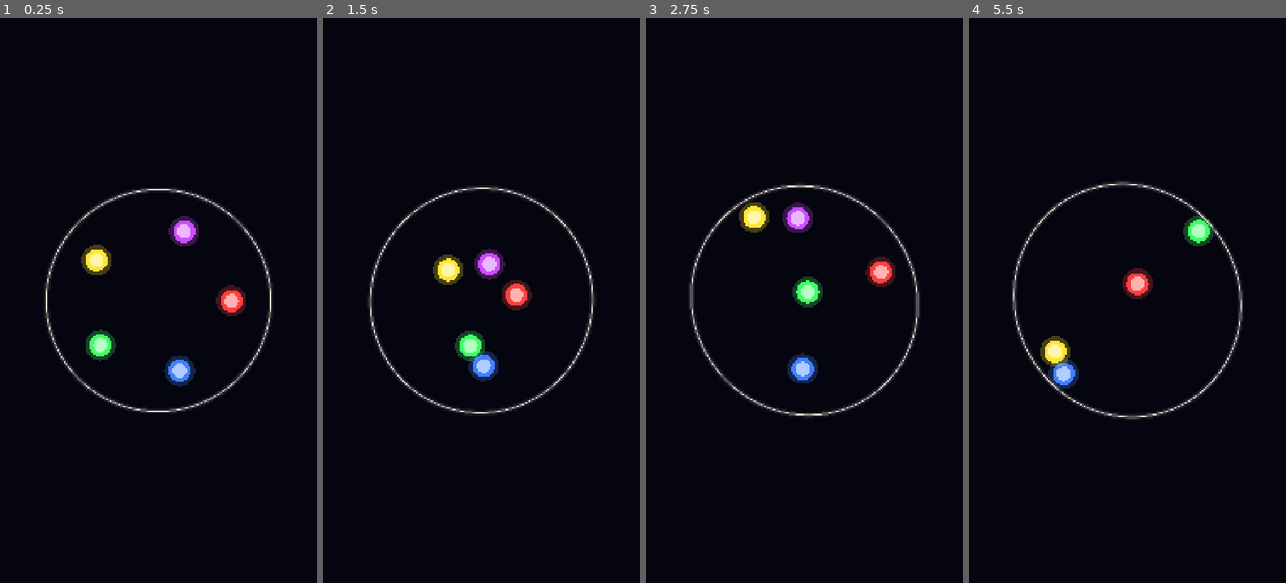
Above: before the commit, frames 1-4 (left to right).
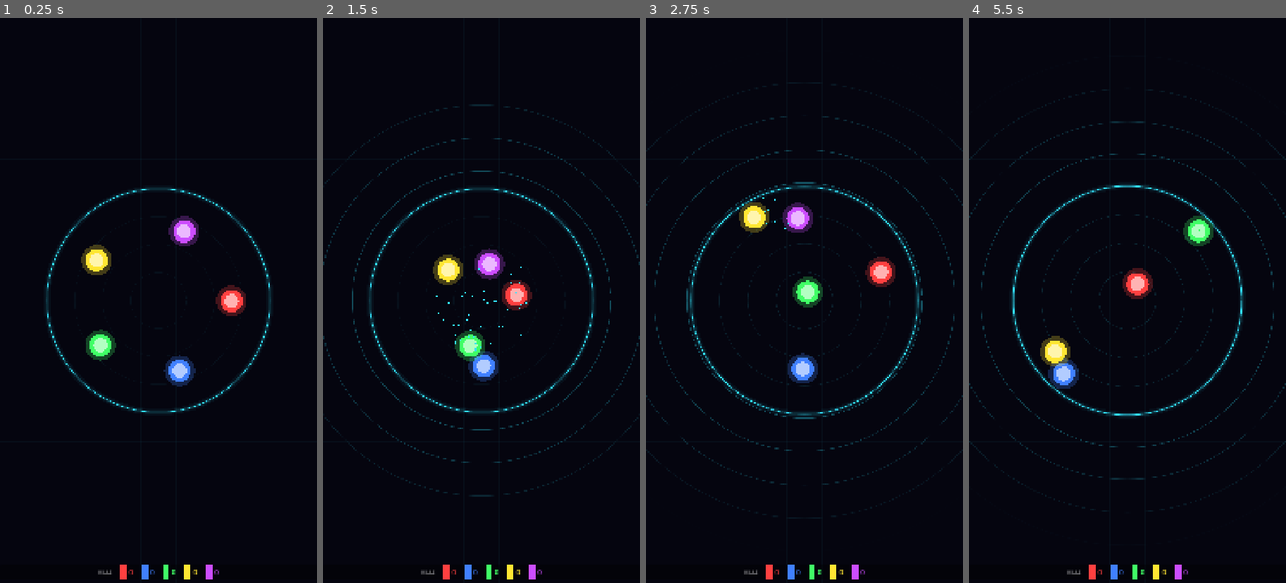
Above: after the commit, the same moments.

Repository: AaronMcKinley/BOP
Game: Godot game, scene res://scenes/main.tscn
The game is run twice, just before and just after one commit, with the same random seed, the same clock (stepped at 60 frames per second) and the same inputs.
Inputs:
- Up to frame 1 (0.25 s): no input
- Up to frame 2 (1.5 s): no input
- Up to frame 3 (2.75 s): no input
- Up to frame 4 (5.5 s): no input

The runs differ from the first frame. In frame 1, 1.4% of the frame differs, in the area x 14-86%, y 30-100%; in frame 2, 2.5%; in frame 3, 3.0%; in frame 4, 3.1%, in the area x 0-100%, y 12-100%.

Commit message:
updated speeds and added effects

Diff:
--- a/render/scripts/arena.gd
+++ b/render/scripts/arena.gd
@@ -1,12 +1,13 @@
 extends Node2D
-# R3: the decorative arena ring that pulses with the music.
+# R4: the decorative arena, Tron-style.
 #
-# It reads timeline.json directly (beats, bpm, energy_curve) and draws two
-# purely musical effects - the battle happens inside and this ring only reacts
-# to the track:
-#   * a beat bump: the ring swells on every beat, decaying smoothly after
-#   * a rotating surface wave: the ring edge undulates around its circumference,
-#     rotating at the beat rate (the smooth, organic "visualizer" feel)
+# It reads timeline.json directly (beats, bpm, energy_curve) and draws:
+#   * a neon cyan rim (layered glow) that swells on every beat
+#   * concentric inner circles that brighten with the beat
+#   * a shockwave ripple expanding outward from the rim on each beat
+#   * a faint full-screen grid background
+#
+# The battle balls move inside; this only reacts to the music.
 #
 # Usage: pass "--timeline path/to/timeline.json" after "--" to override the
 # default fixture at res://fixtures/timeline.json
@@ -16,11 +17,14 @@
 
 const CENTER := Vector2(540.0, 960.0)   # 1080x1920 design space
 const BASE_RADIUS := 380.0
-const BUMP_AMPLITUDE := 18.0    # px the ring swells on a strong beat
-const WAVE_AMPLITUDE := 14.0    # px of circumferential wave at full bump
+const BUMP_AMPLITUDE := 16.0    # px the rim swells on a strong beat
 const BUMP_DECAY := 3.5         # bump decays this fast per second
-const WAVE_SPIN := 0.5          # wave rotations per beat (0.5 = one per 2 beats)
+const RIPPLE_SPEED := 240.0     # px/s the shockwave expands outward
+const RIPPLE_LIFE := 2.0        # seconds a ripple lives before fading
+const GRID_SPACING := 120.0     # px between grid lines
 const SEGMENTS := 128
+
+const CYAN := Color(0.2, 0.9, 1.0)
 
 var beats: Array = []
 var energy_curve: Array = []    # [[t, e], ...] from timeline.json
@@ -29,7 +33,7 @@
 var _t := 0.0
 var _beat_index := 0
 var _bump := 0.0                # 0..1, re-triggered on each beat
-var _phase := 0.0               # rotating wave phase (radians)
+var _ripples: Array = []        # [{age: float}, ...]
 
 func _ready() -> void:
 	var timeline := JsonLoader.load_events(_timeline_path())
@@ -42,30 +46,67 @@
 
 func _process(delta: float) -> void:
 	_t += delta
-	# Trigger a bump on each new beat, scaled by the local energy.
+	# Trigger a bump + ripple on each new beat, scaled by the local energy.
 	while _beat_index < beats.size() and _t >= float(beats[_beat_index]):
 		_bump = 0.6 + 0.4 * _energy_at(float(beats[_beat_index]))
+		_ripples.append({"age": 0.0})
 		_beat_index += 1
-	# Decay the bump smoothly between beats.
 	_bump = maxf(_bump - delta * BUMP_DECAY, 0.0)
-	# Advance the surface wave at the beat rate so it feels locked to the music.
-	if bpm > 0.0:
-		_phase = fmod(_phase + delta * TAU * (bpm / 60.0) * WAVE_SPIN, TAU)
+	for r in _ripples:
+		r["age"] += delta
+	_ripples = _ripples.filter(func(r: Dictionary) -> bool: return r["age"] < RIPPLE_LIFE)
 	queue_redraw()
 
 func _draw() -> void:
-	var wave_amp := WAVE_AMPLITUDE * (0.2 + 0.8 * _bump)
-	var ring_r := BASE_RADIUS + BUMP_AMPLITUDE * _bump
-	var points := PackedVector2Array()
+	_draw_grid()
+	var bump_r := BASE_RADIUS + BUMP_AMPLITUDE * _bump
+	_draw_ring(bump_r)
+	_draw_inner_circles(bump_r)
+	_draw_ripples()
+
+func _draw_grid() -> void:
+	# Faint Tron-floor grid across the whole frame.
+	var col := Color(CYAN.r, CYAN.g, CYAN.b, 0.04)
+	var x := 0.0
+	while x <= 1080.0:
+		draw_line(Vector2(x, 0.0), Vector2(x, 1920.0), col, 1.0)
+		x += GRID_SPACING
+	var y := 0.0
+	while y <= 1920.0:
+		draw_line(Vector2(0.0, y), Vector2(1080.0, y), col, 1.0)
+		y += GRID_SPACING
+
+func _draw_ring(r: float) -> void:
+	# Layered neon cyan rim: soft outer glow down to a bright core.
+	var pts := _circle_points(r)
+	pts.append(pts[0])
+	draw_polyline(pts, Color(CYAN.r, CYAN.g, CYAN.b, 0.05), 22.0, true)
+	draw_polyline(pts, Color(CYAN.r, CYAN.g, CYAN.b, 0.12), 10.0, true)
+	draw_polyline(pts, Color(CYAN.r, CYAN.g, CYAN.b, 0.35), 3.5, true)
+	draw_polyline(pts, CYAN, 1.5, true)
+
+func _draw_inner_circles(r: float) -> void:
+	# Concentric rings inside the arena; they brighten with the beat.
+	var alpha := 0.05 + 0.15 * _bump
+	for frac in [0.75, 0.5, 0.25]:
+		var pts := _circle_points(r * frac)
+		draw_polyline(pts, Color(CYAN.r, CYAN.g, CYAN.b, alpha), 1.5, true)
+
+func _draw_ripples() -> void:
+	# Shockwaves expanding outward from the rim, fading as they go.
+	for r in _ripples:
+		var age: float = r["age"]
+		var radius := BASE_RADIUS + RIPPLE_SPEED * age
+		var alpha := maxf(0.0, 0.35 * (1.0 - age / RIPPLE_LIFE))
+		var pts := _circle_points(radius)
+		draw_polyline(pts, Color(CYAN.r, CYAN.g, CYAN.b, alpha), 2.0, true)
+
+func _circle_points(r: float) -> PackedVector2Array:
+	var pts := PackedVector2Array()
 	for i in SEGMENTS:
 		var a := TAU * float(i) / SEGMENTS
-		var r := ring_r + wave_amp * sin(a * 2.0 + _phase)
-		points.append(CENTER + Vector2(r, 0.0).rotated(a))
-	points.append(points[0])  # close the loop so the stroke has no seam
-	# Layered neon ring: soft outer glow, mid pass, bright core.
-	draw_polyline(points, Color(1.0, 1.0, 1.0, 0.08), 20.0, true)
-	draw_polyline(points, Color(1.0, 1.0, 1.0, 0.25), 8.0, true)
-	draw_polyline(points, Color(1.0, 0.95, 0.85, 0.9), 2.5, true)
+		pts.append(CENTER + Vector2(r, 0.0).rotated(a))
+	return pts
 
 func _energy_at(t: float) -> float:
 	# Linear interpolation on the energy curve (assumed sorted by time).
--- a/render/scripts/ball.gd
+++ b/render/scripts/ball.gd
@@ -8,6 +8,11 @@
 		queue_redraw()
 
 var lifelines: int = 3
+
+var kills: int = 0
+
+func ball_color() -> Color:
+	return COLORS[clampi(ball_id, 0, COLORS.size() - 1)]
 
 var lifeline_anchors: Array = []:
 	set(value):
@@ -26,7 +31,7 @@
 ]
 
 func _draw() -> void:
-	var c := COLORS[clampi(ball_id, 0, COLORS.size() - 1)]
+	var c := ball_color()
 	# Lifeline strings: lines from the ball out to each rim anchor.
 	for a in lifeline_anchors:
 		var anchor := Vector2(a[0], a[1])
--- /dev/null
+++ b/render/scripts/hud.gd
@@ -0,0 +1,64 @@
+extends CanvasLayer
+# HUD: a scoreboard strip at the bottom of the screen. One horizontal row:
+# for each ball, a color swatch plus the number of strings it has cut
+# (its live aggression score).
+
+var _rows := {}   # ball id -> Label
+
+func setup(balls: Array) -> void:
+	# CanvasLayer is not a Control, so it needs a full-rect Control child to
+	# anchor the scoreboard against.
+	var root := Control.new()
+	root.set_anchors_preset(Control.PRESET_FULL_RECT)
+	add_child(root)
+
+	var panel := PanelContainer.new()
+	panel.name = "Scoreboard"
+	panel.set_anchors_preset(Control.PRESET_BOTTOM_WIDE)
+	panel.offset_top = -64.0
+	panel.offset_bottom = -10.0
+	# Subtle dark background so the strip reads against the arena.
+	var bg := StyleBoxFlat.new()
+	bg.bg_color = Color(0, 0, 0, 0.4)
+	bg.corner_radius_top_left = 10
+	bg.corner_radius_top_right = 10
+	panel.add_theme_stylebox_override("panel", bg)
+	root.add_child(panel)
+
+	var bar := HBoxContainer.new()
+	bar.alignment = BoxContainer.ALIGNMENT_CENTER
+	bar.add_theme_constant_override("separation", 28)
+	panel.add_child(bar)
+
+	var header := Label.new()
+	header.text = "KILLS"
+	header.add_theme_font_size_override("font_size", 18)
+	header.modulate = Color(1, 1, 1, 0.6)
+	bar.add_child(header)
+
+	for ball in balls:
+		var id: int = ball.ball_id
+		var group := HBoxContainer.new()
+		group.add_theme_constant_override("separation", 8)
+		bar.add_child(group)
+
+		var swatch := ColorRect.new()
+		swatch.custom_minimum_size = Vector2(22, 22)
+		swatch.color = ball.ball_color()
+		group.add_child(swatch)
+
+		var cuts := Label.new()
+		cuts.text = "0"
+		cuts.add_theme_font_size_override("font_size", 26)
+		cuts.add_theme_color_override("font_color", ball.ball_color())
+		group.add_child(cuts)
+
+		_rows[id] = cuts
+
+func refresh(balls: Array) -> void:
+	for ball in balls:
+		var id: int = ball.ball_id
+		var label: Label = _rows.get(id)
+		if label == null:
+			continue
+		label.text = str(ball.kills)
--- a/render/scripts/render.gd
+++ b/render/scripts/render.gd
@@ -9,11 +9,21 @@
 const Ball := preload("res://scripts/ball.gd")
 const BallScene := preload("res://scenes/ball.tscn")
 const JsonLoader := preload("res://scripts/json_loader.gd")
+const HUD := preload("res://scripts/hud.gd")
 const DEFAULT_EVENTS := "res://fixtures/sample_events.json"
+const BURST_LIFE := 0.6         # seconds a particle burst lives
+const SPARK_CYAN := Color(0.2, 0.9, 1.0)
 
 var _frames: Array = []
+var _events_data: Dictionary = {}
 var _balls := {}          # ball id -> Ball node
 var _frame_index := 0
+var _current_t := 0.0
+var _hud: CanvasLayer
+var _collision_idx := 0
+var _bounce_idx := 0
+var _elim_idx := 0
+var _bursts: Array = []   # [{node: CPUParticles2D, expires: float}]
 
 func _ready() -> void:
 	var events := JsonLoader.load_events(_events_path())
@@ -21,6 +31,7 @@
 		get_tree().quit(1)
 		return
 	_frames = events["frames"]
+	_events_data = events
 	# Spawn one ball node per id, using the first frame to learn the roster.
 	for frame: Dictionary in _frames:
 		for ball_data: Dictionary in frame["balls"]:
@@ -30,6 +41,10 @@
 				ball.ball_id = id
 				add_child(ball)
 				_balls[id] = ball
+	# Scoreboard strip at the bottom (kills scoreboard).
+	_hud = HUD.new()
+	add_child(_hud)
+	_hud.setup(_balls.values())
 
 func _process(_delta: float) -> void:
 	if _frame_index >= _frames.size():
@@ -37,6 +52,7 @@
 		return
 	var frame: Dictionary = _frames[_frame_index]
 	_frame_index += 1
+	_current_t = frame["t"]
 	for ball_data: Dictionary in frame["balls"]:
 		var ball: Ball = _balls[int(ball_data["id"])] as Ball
 		ball.visible = ball_data["alive"]
@@ -44,6 +60,60 @@
 		ball.lifelines = ball_data["lifelines"]
 		if ball_data.has("lifeline_anchors"):
 			ball.lifeline_anchors = ball_data["lifeline_anchors"]
+		ball.kills = int(ball_data.get("kills", 0))
+	_trigger_events(frame)
+	_purge_bursts()
+	_hud.refresh(_balls.values())
+
+func _trigger_events(frame: Dictionary) -> void:
+	# Fire particle bursts when battle events land on the current frame.
+	var t: float = frame["t"]
+	var colls: Array = _events_data.get("collisions", [])
+	while _collision_idx < colls.size() and float(colls[_collision_idx]["t"]) <= t:
+		var e: Dictionary = colls[_collision_idx]
+		_collision_idx += 1
+		var a: Ball = _balls[int(e["ball_a"])]
+		var b: Ball = _balls[int(e["ball_b"])]
+		var mid := (a.position + b.position) * 0.5
+		var impact: float = float(e.get("impact", 0.5))
+		_spawn_burst(mid, SPARK_CYAN, int(8 + 12 * impact), 120.0 + 140.0 * impact)
+	var bounces: Array = _events_data.get("wall_bounces", [])
+	while _bounce_idx < bounces.size() and float(bounces[_bounce_idx]["t"]) <= t:
+		var e: Dictionary = bounces[_bounce_idx]
+		_bounce_idx += 1
+		var ball: Ball = _balls[int(e["ball_id"])]
+		_spawn_burst(ball.position, ball.ball_color(), 6, 90.0)
+	var elims: Array = _events_data.get("eliminations", [])
+	while _elim_idx < elims.size() and float(elims[_elim_idx]["t"]) <= t:
+		var e: Dictionary = elims[_elim_idx]
+		_elim_idx += 1
+		var ball: Ball = _balls[int(e["ball_id"])]
+		_spawn_burst(ball.position, ball.ball_color(), 40, 260.0)
+
+func _spawn_burst(pos: Vector2, color: Color, count: int, speed: float) -> void:
+	var p := CPUParticles2D.new()
+	p.position = pos
+	p.amount = count
+	p.lifetime = BURST_LIFE
+	p.one_shot = true
+	p.explosiveness = 1.0
+	p.direction = Vector2.RIGHT
+	p.spread = 180.0
+	p.initial_velocity_min = speed * 0.25
+	p.initial_velocity_max = speed
+	p.gravity = Vector2.ZERO
+	p.scale_amount_min = 2.0
+	p.scale_amount_max = 5.0
+	p.color = color
+	p.emitting = true
+	add_child(p)
+	_bursts.append({"node": p, "expires": _current_t + BURST_LIFE + 0.05})
+
+func _purge_bursts() -> void:
+	for i in range(_bursts.size() - 1, -1, -1):
+		if _current_t >= float(_bursts[i]["expires"]):
+			(_bursts[i]["node"] as Node).queue_free()
+			_bursts.remove_at(i)
 
 func _events_path() -> String:
 	var args := OS.get_cmdline_user_args()
Not shown, changed: scripts/dev_render.sh
Not shown, changed: simulation/physics.py
Not shown, changed: simulation/simulate.py
Not shown, changed: tests/test_physics.py
